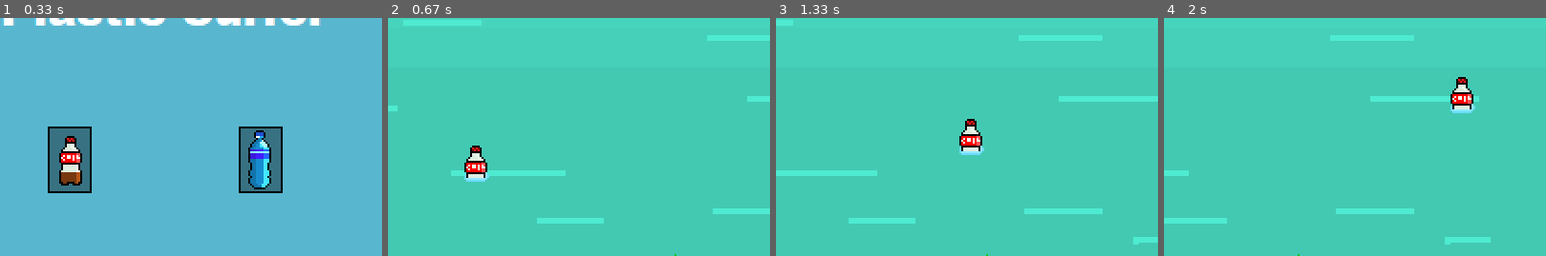
Above: before the commit, frames 1-4 (left to right).
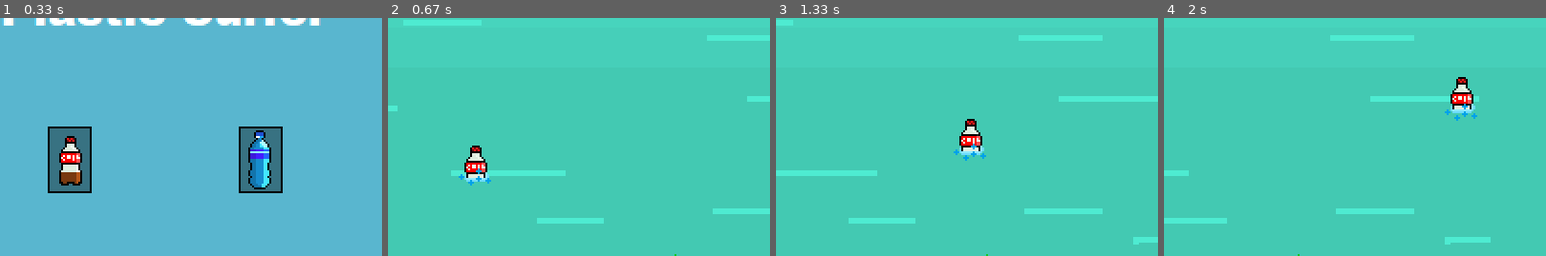
Above: after the commit, the same moments.

Repository: Kan5661/pygame-hackathon
Game: pygame game, started from Garbage/main.py
The game is run twice, just before and just after one commit, with the same random seed, the same clock (stepped at 60 frames per second) and the same inputs.
Inputs (mouse positions are % of the whole screen's width and height, from its top left):
- Up to frame 1 (0.33 s): no input
- Up to frame 2 (0.67 s): click (49, 74) at 0.38 s
- Up to frame 3 (1.33 s): hold D 0.67-1.13 s; hold W from 1.17 s (still down)
- Up to frame 4 (2 s): release W at 1.47 s; hold D 1.5-1.97 s
The pictures show only the part of the screen within x 28-78%, y 17-67%; the shares and areas given below are measured in that part.

Frame 1 is identical in both runs. In frame 2, 0.1% of the frame differs, in the area x 18-27%, y 63-71%; in frame 3, 0.1%; in frame 4, 0.1%.

Commit message:
add border and weird blue dots effects on bottle

Diff:
--- a/Garbage/main.py
+++ b/Garbage/main.py
@@ -2,6 +2,7 @@
 import sys
 from utils import *
 import random
+import math
 
 pygame.init()
 clock = pygame.time.Clock()
@@ -54,9 +55,22 @@
 boulder_img = pygame.image.load('assets/boulder.png')
 pygame.Surface.set_colorkey(boulder_img, (255, 255, 255))
 
+splash_effects = [splash1, splash2, splash3, splash4] = [pygame.image.load('assets/effect/splash.png'), pygame.image.load('assets/effect/splash2.png'), pygame.image.load('assets/effect/splash3.png'), pygame.image.load('assets/effect/splash2.png')]
+splash_rect = splash1.get_rect()
+
+for effect in splash_effects:
+    pygame.Surface.set_colorkey(effect, (255, 255, 255))
+
 
 def draw_player():
+    global FRAME
+    FRAME += 2
+    if FRAME >= 60:
+        FRAME = 0
+    splash = splash_effects[math.floor(FRAME/15)]
+
     display.blit(player, player_rect)
+    display.blit(splash, (player_rect.centerx - splash_rect.w / 2, player_rect.centery - splash_rect.h / 2))
     player_rect.x += player_mov_x
     player_rect.y += player_mov_y
 
@@ -110,6 +124,12 @@
             player_rect.left = boulder_collided.right + 1
         else:
             player_rect.right = boulder_collided.left - 1
+    if player_rect.top <= 5:
+        player_rect.top = 5
+    if player_rect.bottom >= 245:
+        player_rect.bottom = 245
+    if player_rect.right >= 395:
+        player_rect.right = 395
 
 
 def g1pause():
@@ -133,6 +153,7 @@
 [RUN, MENU, GAME1, G1PAUSE] = [True, True, False, False]
 GAME_SPEED = 1
 SCORE = 0
+FRAME = 0
 player_mov_x, player_mov_y, player_speed = 0, 0, 2
 turtle = turtle_seeking
 boulder_rects = []
Binary file changed: Garbage/assets/effect/splash.png
Binary file changed: Garbage/assets/effect/splash2.png
Binary file added: Garbage/assets/effect/splash3.png
Binary file added: Garbage/assets/effect/splash4.png
